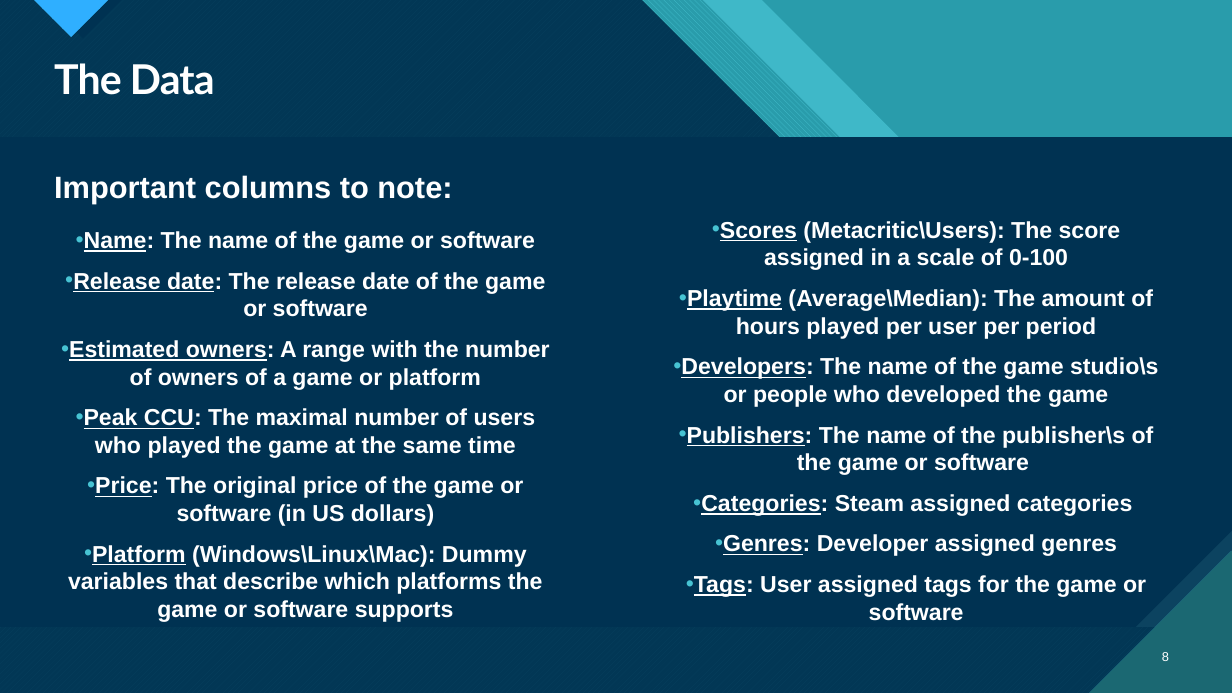
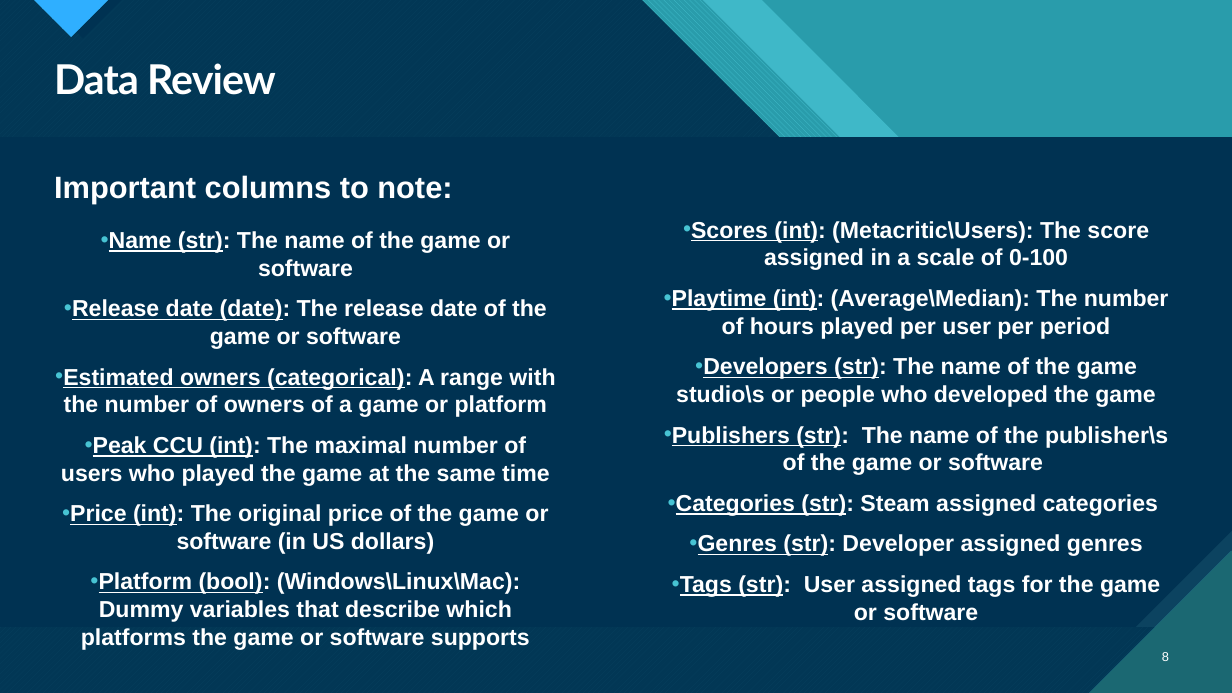
Before and after one commit to DoronF3/School-Projects, a slide deck: slide 8 of Data Science/Data Science Final Project.pptx. Drawn at 1232x693 pixels with LibreOffice and Linux fonts; fonts in the diff are those of the drawing. Boxes give left, top, right and bottom in pixels: in the first picture for what was removed or moved away, otherwise in the second. Text is boxed around its words. In the diff, an @@ line names an element or a change of style, - is before the commit and + after.

```diff
--- a/Data Science/Data Science Final Project.pptx
+++ b/Data Science/Data Science Final Project.pptx
@@ title at bbox=[54, 63, 276, 95]: text changed @@
-The Data
+Data Review
@@ text at bbox=[61, 231, 555, 650]: text changed @@
-• Name: The name of the game or software
-• Release date: The release date of the game or software
-• Estimated owners: A range with the number of owners of a game or platform
-• Peak CCU: The maximal number of users who played the game at the same time
-• Price: The original price of the game or software (in US dollars)
-• Platform (Windows\Linux\Mac): Dummy variables that describe which platforms the game or software supports
+• Name (str): The name of the game or software
+• Release date (date): The release date of the game or software
+• Estimated owners (categorical): A range with the number of owners of a game or platform
+• Peak CCU (int): The maximal number of users who played the game at the same time
+• Price (int): The original price of the game or software (in US dollars)
+• Platform (bool): (Windows\Linux\Mac): Dummy variables that describe which platforms the game or software supports
@@ text at bbox=[672, 221, 1169, 621]: text changed @@
-• Scores (Metacritic\Users): The score assigned in a scale of 0-100
-• Playtime (Average\Median): The amount of hours played per user per period
-• Developers: The name of the game studio\s or people who developed the game
-• Publishers: The name of the publisher\s of the game or software
-• Categories: Steam assigned categories
-• Genres: Developer assigned genres
-• Tags: User assigned tags for the game or software
+• Scores (int): (Metacritic\Users): The score assigned in a scale of 0-100
+• Playtime (int): (Average\Median): The number of hours played per user per period
+• Developers (str): The name of the game studio\s or people who developed the game
+• Publishers (str): The name of the publisher\s of the game or software
+• Categories (str): Steam assigned categories
+• Genres (str): Developer assigned genres
+• Tags (str): User assigned tags for the game or software
```
Also in this commit, not shown: 21 other slides changed, 5 slides added, 8 slides removed, 2 other files.
